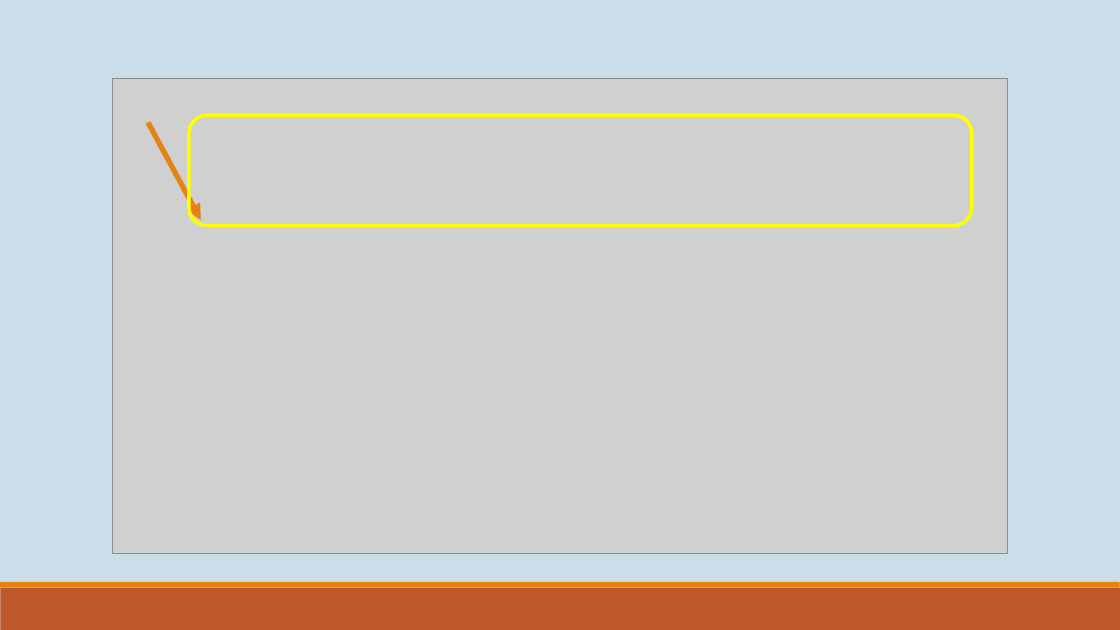
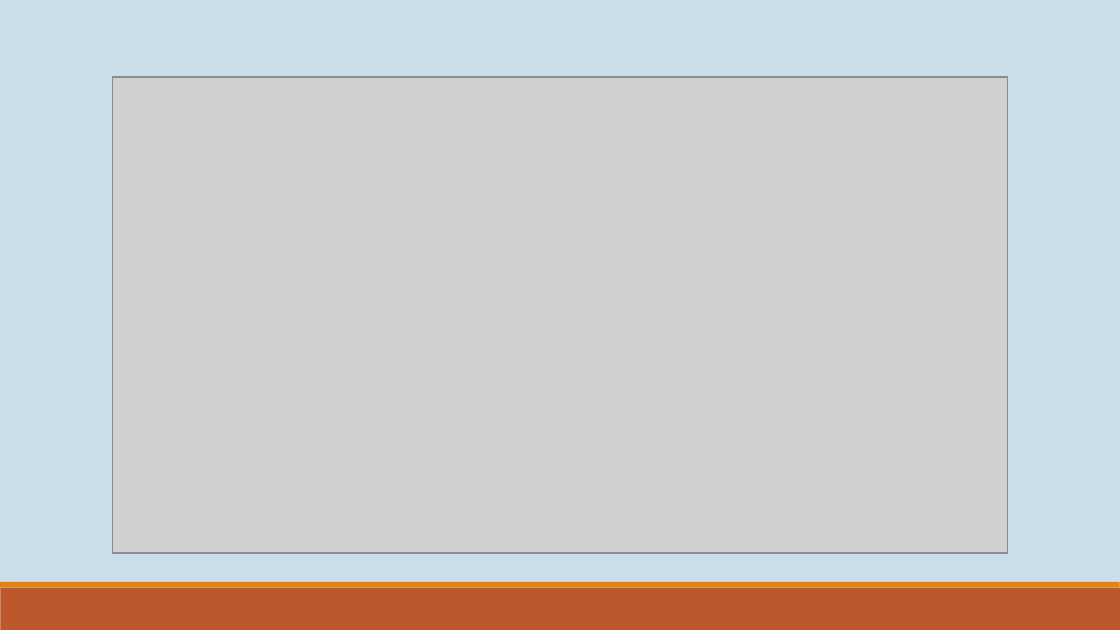
Before and after one commit to carluarevalo/Extreme_value_analysis, a slide deck: slide 13 of TeoriaDeModelos/Teoría.pptx. Drawn at 1120x630 pixels with LibreOffice and Linux fonts; fonts in the diff are those of the drawing; grey boxes stand for pictures. Boxes give left, top, right and bottom in pixels: in the first picture for what was removed or moved away, otherwise in the second. Text is boxed around its words. In the diff, an @@ line names an element or a change of style, - is before the commit and + after.

```diff
--- a/TeoriaDeModelos/Teoría.pptx
+++ b/TeoriaDeModelos/Teoría.pptx
@@ picture added at (113,76,1008,553) @@
@@ picture added at (113,77,1008,553) @@
@@ rounded rectangle removed at (189,115,972,225) @@
@@ arrow removed from (148, 123) to (201, 220) @@
```
Also in this commit, not shown: 1 other file.
